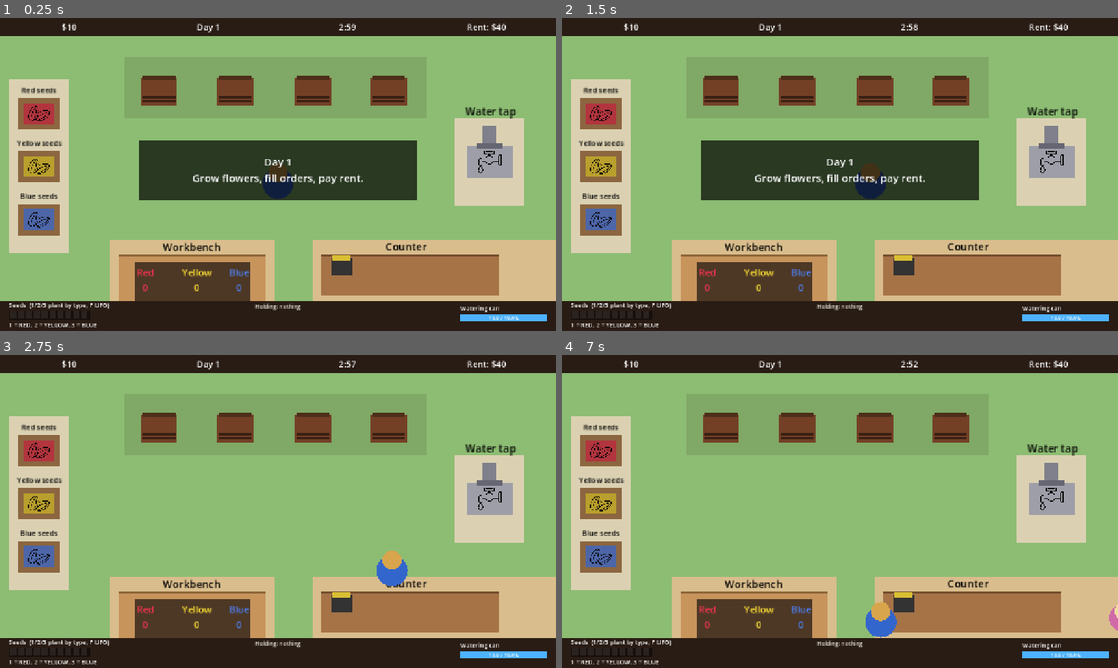
Above: before the commit, frames 1-4 (two rows, left to right).
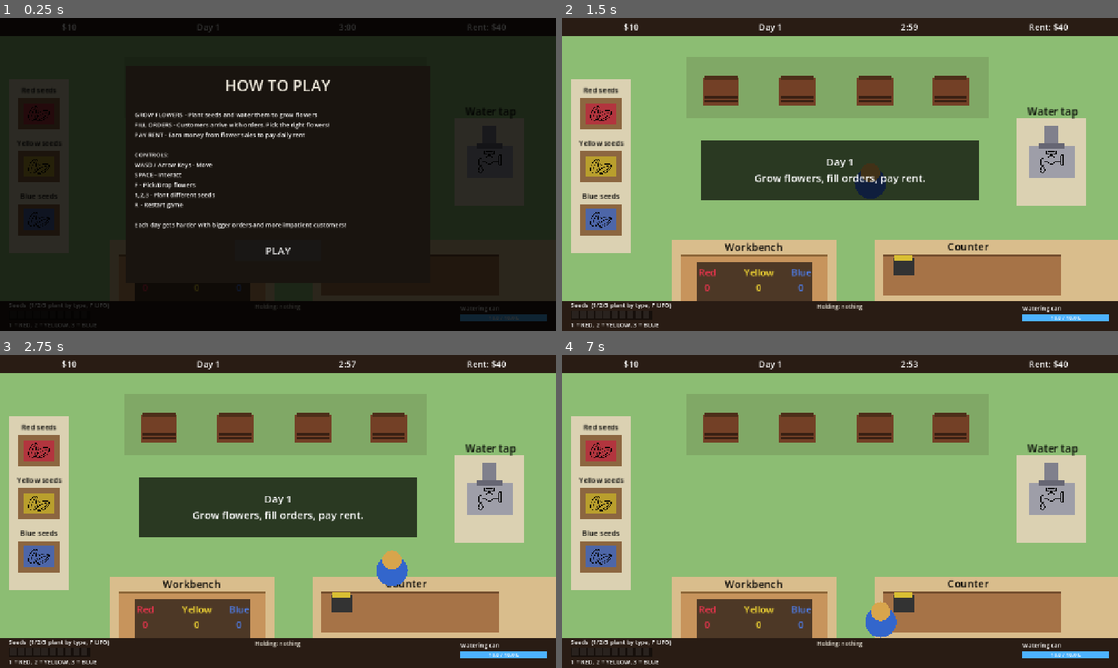
Above: after the commit, the same moments.

Repository: hrehajozef/overgrown
Game: Godot game, scene res://main.tscn
The game is run twice, just before and just after one commit, with the same random seed, the same clock (stepped at 60 frames per second) and the same inputs.
Inputs (mouse positions are in pixels of both pictures, inside the frame that each line leads up to):
- Up to frame 1 (0.25 s): no input
- Up to frame 2 (1.5 s): click (840, 249) at 0.5 s, where only the run after the commit has a clickable "PLAY"; tap Enter at 1.25 s; hold D (move_right) from 1.28 s (still down); tap F (action2) at 1.35 s
- Up to frame 3 (2.75 s): release D (move_right) at 2.03 s; hold S (move_down) from 2.03 s (still down); tap Space (interact) at 2.1 s
- Up to frame 4 (7 s): release S (move_down) at 2.78 s; hold D (move_right) 2.78-3.53 s; tap 1 (plant_1) at 2.85 s; hold W (move_up) 3.53-4.28 s; tap 2 (plant_2) at 3.6 s; tap R (restart) at 4.25 s; hold A (move_left) 4.28-5.78 s; tap 3 (plant_3) at 4.35 s; tap Backspace at 5.1 s; hold S (move_down) 5.78-6.53 s; tap Enter at 5.85 s; hold D (move_right) from 6.53 s (still down); tap Keypad Enter at 6.6 s

The runs differ from the first frame. In frame 1, 99% of the frame differs, in the area x 0-100%, y 0-100%; in frame 2, less than 0.1%; in frame 3, 9.6%; in frame 4, 0.1%.

Commit message:
start menu

Diff:
--- a/main.gd
+++ b/main.gd
@@ -25,9 +25,10 @@
 var rent: int = STARTING_RENT
 var time_left: float = DAY_LENGTH
 var customer_spawn_timer: float = 6.0
-var day_active: bool = true
+var day_active: bool = false
 var game_over: bool = false
 var time_warning_played: bool = false
+var game_started: bool = false
 
 @onready var counter: Counter = $Counter
 @onready var workbench: Workbench = $Workbench
@@ -67,14 +68,14 @@
 			InputMap.action_add_event(action, ev)
 
 func _build_world() -> void:
-	hud.show_message("Day 1\nGrow flowers, fill orders, pay rent.", 2.5)
+	hud.show_tutorial()
 
 func _process(delta: float) -> void:
 	if game_over:
 		if Input.is_action_just_pressed("restart"):
 			get_tree().reload_current_scene()
 		return
-	if not day_active:
+	if not game_started or not day_active:
 		return
 	time_left -= delta
 	customer_spawn_timer -= delta
@@ -142,6 +143,11 @@
 func add_money(amount: int) -> void:
 	money += amount
 
+func start_game() -> void:
+	game_started = true
+	day_active = true
+	hud.show_message("Day 1\nGrow flowers, fill orders, pay rent.", 2.5)
+
 func _end_day() -> void:
 	day_active = false
 	for c in customers.duplicate():
--- a/scripts/hud.gd
+++ b/scripts/hud.gd
@@ -232,3 +232,75 @@
 	prompt.size = Vector2(VIEWPORT_WIDTH, 30)
 	prompt.horizontal_alignment = HORIZONTAL_ALIGNMENT_CENTER
 	panel.add_child(prompt)
+
+func show_tutorial() -> void:
+	if day_panel != null:
+		day_panel.queue_free()
+
+	day_panel = Control.new()
+	day_panel.size = Vector2(VIEWPORT_WIDTH, VIEWPORT_HEIGHT)
+	add_child(day_panel)
+
+	# Dark background overlay
+	var dim := ColorRect.new()
+	dim.size = Vector2(VIEWPORT_WIDTH, VIEWPORT_HEIGHT)
+	dim.color = Color(0, 0, 0, 0.8)
+	day_panel.add_child(dim)
+
+	# Tutorial panel background
+	var panel_bg := ColorRect.new()
+	panel_bg.size = Vector2(700, 500)
+	panel_bg.position = Vector2(290, 110)
+	panel_bg.color = Color(0.1, 0.08, 0.06, 1.0)
+	day_panel.add_child(panel_bg)
+
+	# Title
+	var title := Label.new()
+	title.text = "HOW TO PLAY"
+	title.add_theme_font_size_override("font_size", 36)
+	title.add_theme_color_override("font_color", Color(0.92, 0.90, 0.85))
+	title.position = Vector2(290, 130)
+	title.size = Vector2(700, 50)
+	title.horizontal_alignment = HORIZONTAL_ALIGNMENT_CENTER
+	day_panel.add_child(title)
+
+	# Instructions text
+	var instructions := Label.new()
+	instructions.text = """
+GROW FLOWERS - Plant seeds and water them to grow flowers
+FILL ORDERS - Customers arrive with orders. Pick the right flowers!
+PAY RENT - Earn money from flower sales to pay daily rent
+
+CONTROLS:
+WASD / Arrow Keys - Move
+SPACE - Interact
+F - Pick/Drop flowers
+1,2,3 - Plant different seeds
+R - Restart game
+
+Each day gets harder with bigger orders and more impatient customers!
+"""
+	instructions.add_theme_font_size_override("font_size", 14)
+	instructions.add_theme_color_override("font_color", Color.WHITE)
+	instructions.position = Vector2(310, 190)
+	instructions.size = Vector2(660, 280)
+	instructions.horizontal_alignment = HORIZONTAL_ALIGNMENT_LEFT
+	instructions.vertical_alignment = VERTICAL_ALIGNMENT_TOP
+	instructions.autowrap_mode = TextServer.AUTOWRAP_WORD
+	day_panel.add_child(instructions)
+
+	# Play button
+	var button := Button.new()
+	button.text = "PLAY"
+	button.position = Vector2(540, 510)
+	button.size = Vector2(200, 50)
+	button.add_theme_font_size_override("font_size", 24)
+	button.pressed.connect(_on_play_button_pressed)
+	day_panel.add_child(button)
+
+func _on_play_button_pressed() -> void:
+	if day_panel != null:
+		day_panel.queue_free()
+		day_panel = null
+	if game != null:
+		game.start_game()
